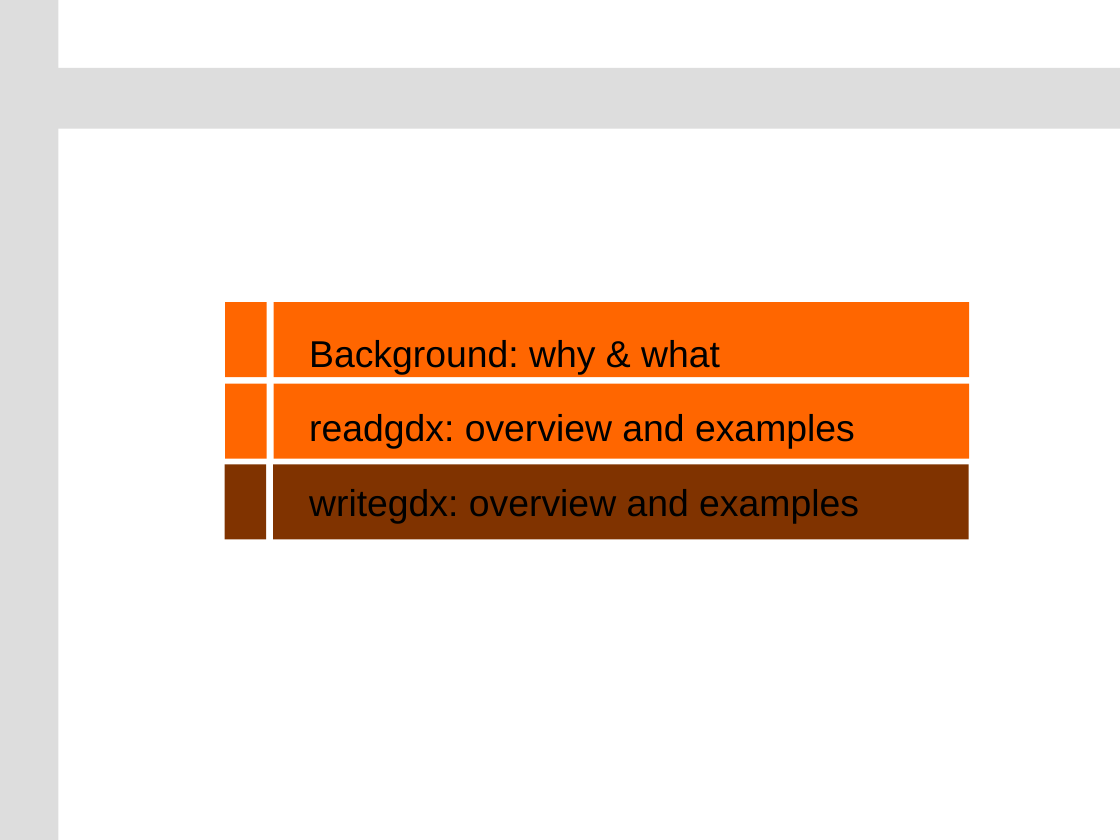
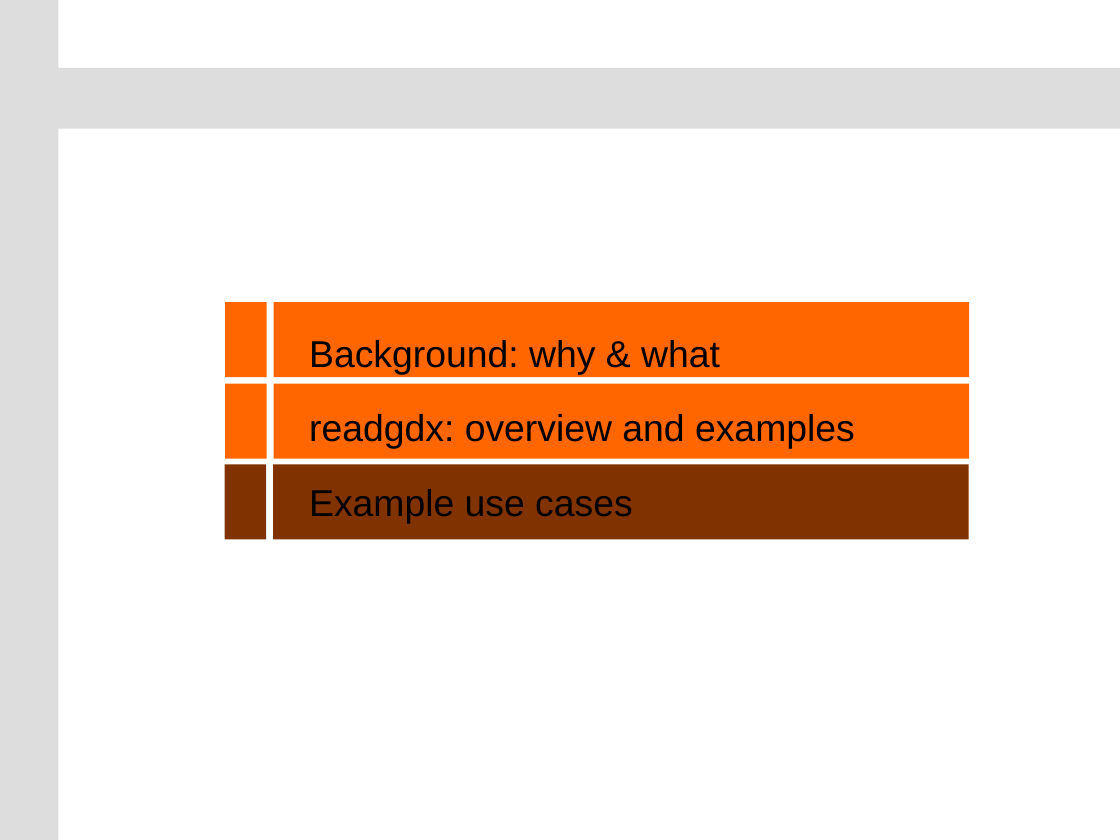
Before and after one commit to GAMS-dev/gdxrrw, a slide deck: slide 32 of sandbox/ISMP_Berlin_2012_GDXRRW.pptx (slide 28 before the commit). Drawn at 1120x840 pixels with LibreOffice and Linux fonts; fonts in the diff are those of the drawing; background and template pictures are left out. Boxes give left, top, right and bottom in pixels: in the first picture for what was removed or moved away, otherwise in the second. Text is boxed around its words. In the diff, an @@ line names an element or a change of style, - is before the commit and + after.

```diff
--- a/sandbox/ISMP_Berlin_2012_GDXRRW.pptx
+++ b/sandbox/ISMP_Berlin_2012_GDXRRW.pptx
@@ text at (309,489,633,524): text changed @@
-writegdx: overview and examples
+Example use cases
```
Also in this commit, not shown: 2 other slides changed, 5 slides added, 7 slides removed.
